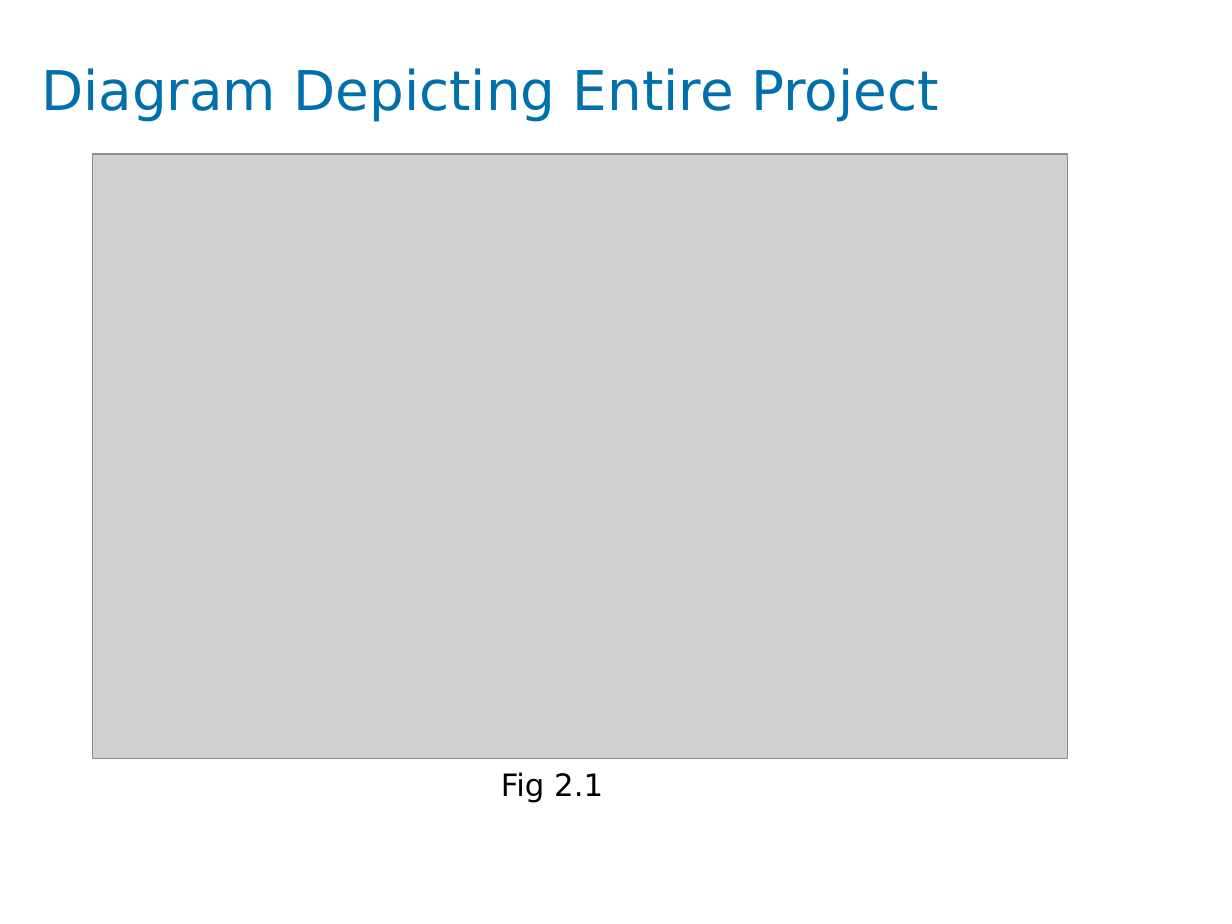
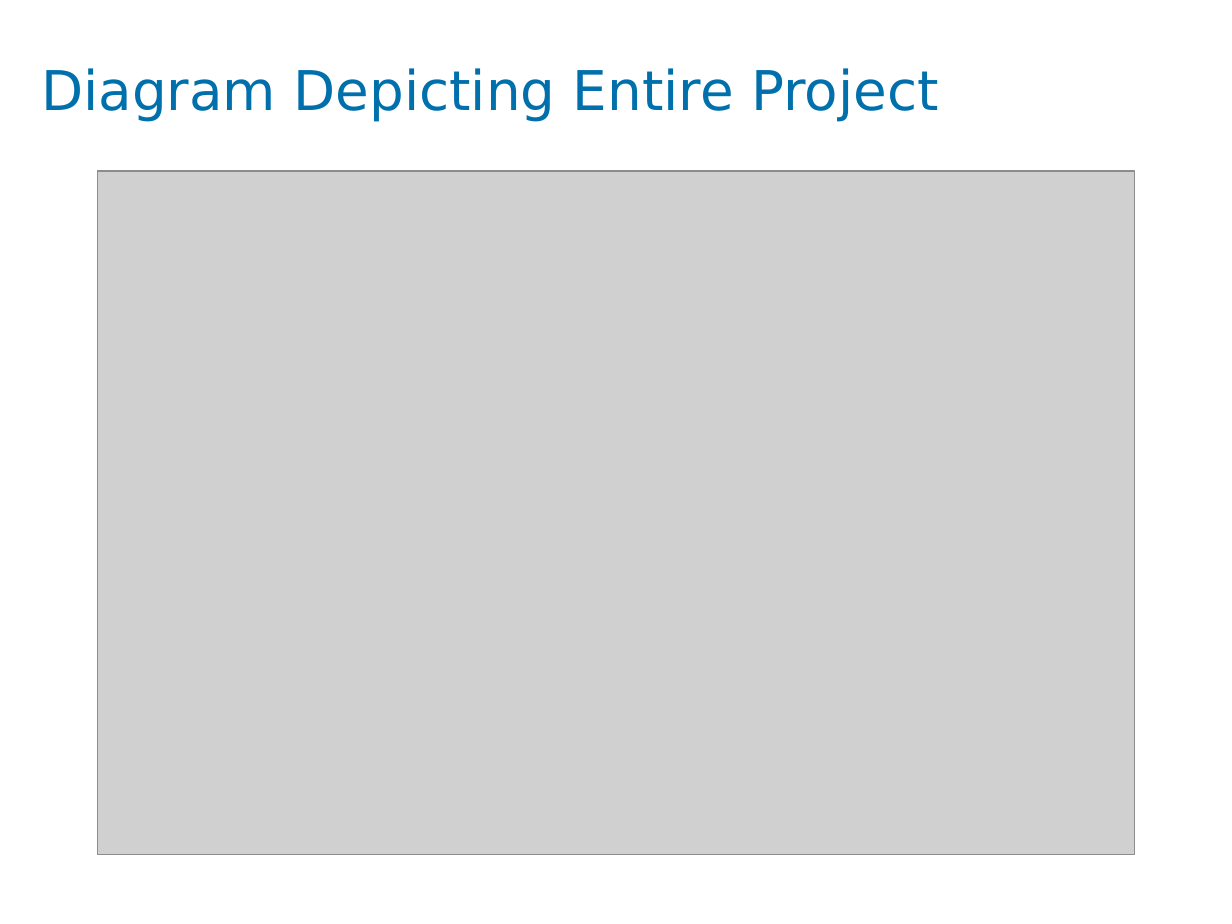
Before and after one commit to kajalrp/OfficeProjectEHS, a slide deck: slide 4 of Project Presentation.pptx. Drawn at 1232x924 pixels with LibreOffice and Linux fonts; fonts in the diff are those of the drawing; grey boxes stand for pictures; background and template pictures are left out. Boxes give left, top, right and bottom in pixels: in the first picture for what was removed or moved away, otherwise in the second. Text is boxed around its words. In the diff, an @@ line names an element or a change of style, - is before the commit and + after.

```diff
--- a/Project Presentation.pptx
+++ b/Project Presentation.pptx
@@ picture resized from (x1=92, y1=154, x2=1068, y2=758) to (x1=97, y1=171, x2=1133, y2=855) @@
@@ text removed at (x1=501, y1=772, x2=603, y2=803) @@
-Fig 2.1
```
Also in this commit, not shown: 3 other slides changed, 4 slides added, 2 slides removed.
